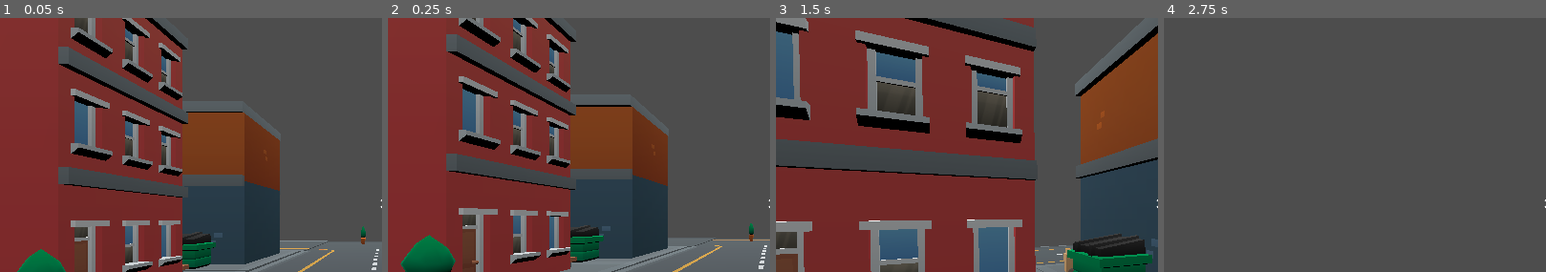
Above: before the commit, frames 1-4 (left to right).
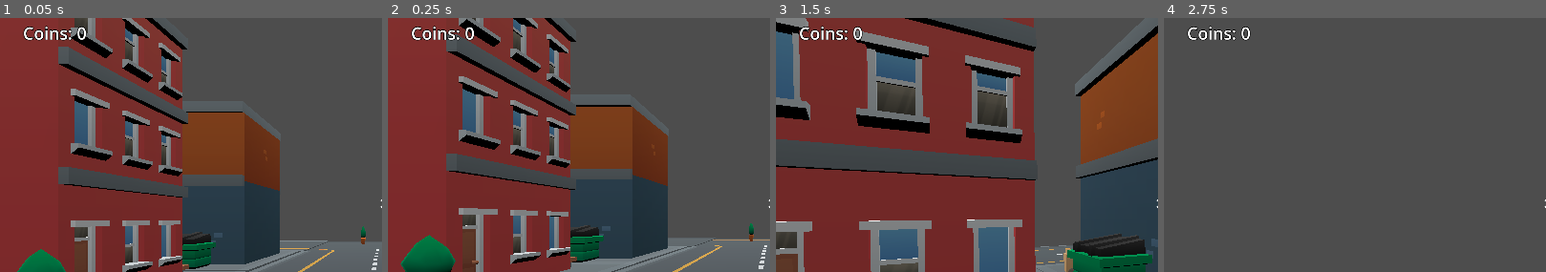
Above: after the commit, the same moments.

Repository: calebsmout-collab/town-simulator
Game: Godot game, scene res://player/Temporary Level.tscn
The game is run twice, just before and just after one commit, with the same random seed, the same clock (stepped at 60 frames per second) and the same inputs.
Inputs (mouse positions are % of the whole screen's width and height, from its top left):
- Up to frame 1 (0.05 s): no input
- Up to frame 2 (0.25 s): no input
- Up to frame 3 (1.5 s): tap Enter (ui_accept) at 0.5, 0.77 s; move the mouse to (55, 50) at 0.52 s; hold W (move_forward) from 0.53 s (still down); move the mouse to (45, 50) at 1.27 s
- Up to frame 4 (2.75 s): keep holding W (move_forward); tap Enter (ui_accept) at 1.52 s; move the mouse to (52, 48) at 2.02 s
The pictures show only the part of the screen within x 0-50%, y 10-60%; the shares and areas given below are measured in that part.

The runs differ from the first frame. In frame 1, 0.5% of the frame differs, in the area x 6-23%, y 3-10%; in frame 2, 0.5%; in frame 3, 0.5%; in frame 4, 0.5%.

Commit message:
add: a new currency management system
* add: user can have currency
* add: user gets currency when a building is destroyed
* add: user can see their current currency

Diff:
--- a/bricksmanager.gd
+++ b/bricksmanager.gd
@@ -1,27 +1,35 @@
 extends Node
 class_name bricksmanager
 
+var build_destroyed_coin_amount: int = 25
+var current_destroyed_coin_amount_multiplier: float = 1.0
+
+var max_currency: int = 1_000_000
 var max_bricks: int = 100
 
 # Use 'int' for currency to avoid floating-point errors. Store value in the smallest unit (e.g., cents).
 var total_bricks: int = 50
+var total_currency: int = 0
 
 # Signal emitted when the currency amount changes, for UI updates
 signal bricks_changed(amount: int)
 signal missing_bricks()
+signal currency_changed(amount: int)
+signal missing_currency()
 
 func show_missing_bricks_label():
 	emit_signal("missing_bricks")
+
+func show_missing_currency_label():
+	emit_signal("missing_currency")
 
 func add_bricks(amount: float):
 	total_bricks = clamp(total_bricks + amount, 0, max_bricks)
 	emit_signal("bricks_changed", total_bricks)
 
-
-func add_coins(amount: int) -> void:
-	if amount > 0:
-		total_bricks += amount
-		emit_signal("bricks_changed", total_bricks)
+func add_currency(amount: float):
+	total_currency = clamp(total_currency + amount, 0, max_currency)
+	emit_signal("currency_changed", total_currency)
 
 func subtract_coins(amount: int) -> bool:
 	if amount > 0 and total_bricks >= amount:
@@ -31,3 +39,11 @@
 	else:
 		print("Not enough bricks!")
 		return false # Transaction failed
+
+func subtract_currency(amount: int) -> bool:
+	if amount > 0 and total_currency >= amount:
+		total_currency -= amount
+		emit_signal("currency_changed", total_currency)
+		return true
+	print("Not enough currency!")
+	return false
--- /dev/null
+++ b/player/CurrencyLabel.gd
@@ -0,0 +1,12 @@
+extends Label
+
+func _on_currency_manager_currency_changed(amount: int):
+	# Update the label text when the currency changes
+	self.text = "Coins: " + str(amount)
+
+
+func _ready():
+	# Connect the signal via code if not done in the editor
+	Bricksmanager.currency_changed.connect(_on_currency_manager_currency_changed)
+	# Initialize the label text with the current amount
+	_on_currency_manager_currency_changed(Bricksmanager.total_currency)
--- a/player/Player.tscn
+++ b/player/Player.tscn
@@ -4,6 +4,7 @@
 [ext_resource type="Texture2D" uid="uid://cuyh8hew637ju" path="res://player/reticle.png" id="2_3c3w1"]
 [ext_resource type="Script" uid="uid://dp3bxcjffei4b" path="res://player/label.gd" id="3_wnvi2"]
 [ext_resource type="Script" uid="uid://dfune7mjga6d1" path="res://player/Missing_bricks_label.gd" id="4_83hs8"]
+[ext_resource type="Script" uid="uid://k5148b6js62v" path="res://player/CurrencyLabel.gd" id="4_x8kxw"]
 
 [sub_resource type="CapsuleShape3D" id="CapsuleShape3D_ehsmr"]
 radius = 0.31347656
@@ -34,13 +35,21 @@
 scale = Vector2(0.40909073, 0.37987006)
 texture = ExtResource("2_3c3w1")
 
-[node name="Label" type="Label" parent="." unique_id=1267186166]
+[node name="BricksLabel" type="Label" parent="." unique_id=1267186166]
 offset_left = 68.0
 offset_top = 65.0
 offset_right = 327.0
 offset_bottom = 134.0
 label_settings = SubResource("LabelSettings_wnvi2")
 script = ExtResource("3_wnvi2")
+
+[node name="CurrencyLabel" type="Label" parent="." unique_id=927410586]
+offset_left = 68.0
+offset_top = 165.0
+offset_right = 327.0
+offset_bottom = 234.0
+label_settings = SubResource("LabelSettings_wnvi2")
+script = ExtResource("4_x8kxw")
 
 [node name="Missing_bricks_label" type="Label" parent="." unique_id=1006280493]
 offset_left = -29.999985
--- a/player/area_3d.gd
+++ b/player/area_3d.gd
@@ -36,13 +36,14 @@
 		add_child(timer)
 		timer.wait_time = 4.0 # 15 seconds
 		timer.one_shot = true
-
 		# run the timer
 		timer.timeout.connect(
 			func():
-			  # add the material back
-			self.get_parent().set_surface_override_material(0, material) # using material variable from above
-			  # disable the collider
-			self.get_parent().get_node("StaticBody3D/CollisionShape3D").call_deferred("set_disabled", true)
-			)
+				# add the material back
+				self.get_parent().set_surface_override_material(0, material) # using material variable from above
+				# disable the collider
+				self.get_parent().get_node("StaticBody3D/CollisionShape3D").call_deferred("set_disabled", true)
+				# give the player coins for the destroyed building
+				Bricksmanager.add_currency(Bricksmanager.build_destroyed_coin_amount * Bricksmanager.current_destroyed_coin_amount_multiplier)
+		)
 		timer.start()
Not shown, added: player/CurrencyLabel.gd.uid
